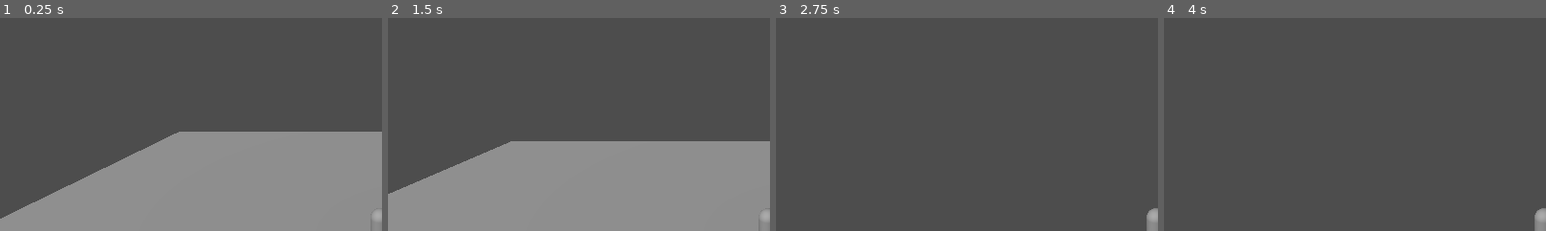
Above: before the commit, frames 1-4 (left to right).
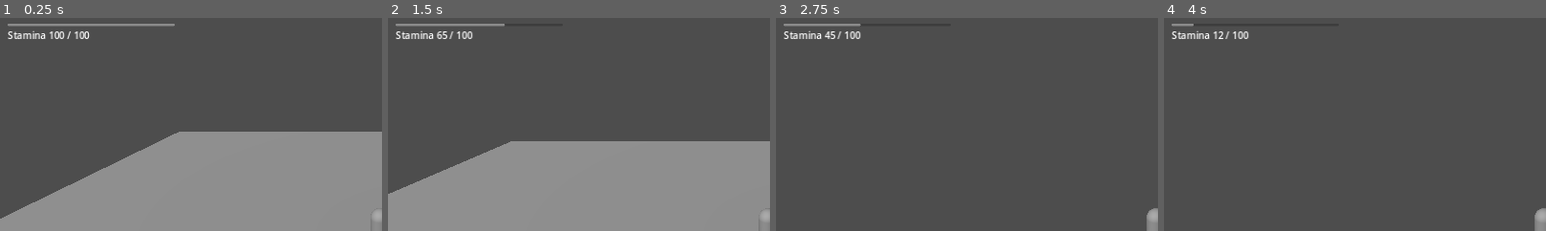
Above: after the commit, the same moments.

Repository: thegoatleroyjenkins/arpg-game
Game: Godot game, scene res://prototype3d/main_3d.tscn
Two runs of this game, one before a commit and one after it. Both use one fixed random seed, a clock stepped at 60 frames per second and the inputs below. This scene is started directly instead of the project's main scene.
Inputs (mouse positions are % of the whole screen's width and height, from its top left):
- Up to frame 1 (0.25 s): no input
- Up to frame 2 (1.5 s): tap Enter (ui_accept) at 0.5, 0.77 s; move the mouse to (55, 49) at 0.52 s; press the mouse at (55, 49) at 0.53 s; hold W (move_up) from 0.53 s (still down); move the mouse to (45, 50) at 1.27 s; release the mouse at (45, 50) at 1.28 s; tap Q (dash) at 1.35 s
- Up to frame 3 (2.75 s): keep holding W (move_up); tap Enter (ui_accept) at 1.52 s; move the mouse to (52, 48) at 2.02 s; hold Shift from 2.03 s (still down)
- Up to frame 4 (4 s): keep holding W (move_up); move the mouse to (49, 51) at 2.77 s; release Shift at 2.78 s; click (49, 51) at 2.85 s; tap Enter (ui_accept) at 3.02, 3.5, 3.77 s; move the mouse to (57, 51) at 3.52 s; tap Q (dash) at 3.6 s
The pictures show only the part of the screen within x 0-50%, y 0-50%; the shares and areas given below are measured in that part.

The runs differ from the first frame. In frame 1, 1.0% of the frame differs, in the area x 2-46%, y 2-10%; in frame 2, 0.8%; in frame 3, 0.7%; in frame 4, 0.5%.

Commit message:
Add modular 3D stamina HUD wired to player signal

Diff:
--- a/prototype3d/main_3d.tscn
+++ b/prototype3d/main_3d.tscn
@@ -1,6 +1,7 @@
-[gd_scene load_steps=6 format=3]
+[gd_scene load_steps=7 format=3]
 
 [ext_resource type="Script" path="res://prototype3d/player_3d.gd" id="1_player_script"]
+[ext_resource type="Script" path="res://prototype3d/stamina_hud_3d.gd" id="2_stamina_hud_script"]
 
 [sub_resource type="CapsuleMesh" id="CapsuleMesh_player"]
 radius = 0.35
@@ -48,3 +49,25 @@
 
 [node name="Camera3D" type="Camera3D" parent="Player/CameraPivot"]
 current = true
+
+[node name="StaminaHud" type="CanvasLayer" parent="."]
+script = ExtResource("2_stamina_hud_script")
+
+[node name="MarginContainer" type="MarginContainer" parent="StaminaHud"]
+offset_left = 16.0
+offset_top = 16.0
+offset_right = 296.0
+offset_bottom = 96.0
+
+[node name="VBoxContainer" type="VBoxContainer" parent="StaminaHud/MarginContainer"]
+layout_mode = 2
+
+[node name="StaminaBar" type="ProgressBar" parent="StaminaHud/MarginContainer/VBoxContainer"]
+layout_mode = 2
+max_value = 100.0
+value = 100.0
+show_percentage = false
+
+[node name="StaminaLabel" type="Label" parent="StaminaHud/MarginContainer/VBoxContainer"]
+layout_mode = 2
+text = "Stamina 100 / 100"
--- /dev/null
+++ b/prototype3d/stamina_hud_3d.gd
@@ -0,0 +1,29 @@
+extends CanvasLayer
+
+@export var player_path: NodePath = NodePath("../Player")
+
+@onready var stamina_bar: ProgressBar = $MarginContainer/VBoxContainer/StaminaBar
+@onready var stamina_label: Label = $MarginContainer/VBoxContainer/StaminaLabel
+
+func _ready() -> void:
+	var player := get_node_or_null(player_path)
+	if player == null:
+		push_warning("StaminaHud3D could not find player at path: %s" % player_path)
+		return
+
+	if not player.has_signal("stamina_changed"):
+		push_warning("StaminaHud3D target does not expose stamina_changed signal")
+		return
+
+	player.stamina_changed.connect(_on_stamina_changed)
+	var current_stamina := float(player.get("stamina"))
+	var tuning_resource: Resource = player.get("tuning")
+	var max_stamina := 100.0
+	if tuning_resource != null:
+		max_stamina = float(tuning_resource.get("max_stamina"))
+	_on_stamina_changed(current_stamina, max_stamina)
+
+func _on_stamina_changed(current: float, max_value: float) -> void:
+	stamina_bar.max_value = max(1.0, max_value)
+	stamina_bar.value = clamp(current, 0.0, stamina_bar.max_value)
+	stamina_label.text = "Stamina %d / %d" % [roundi(current), roundi(max_value)]
Not shown, changed: README.md
